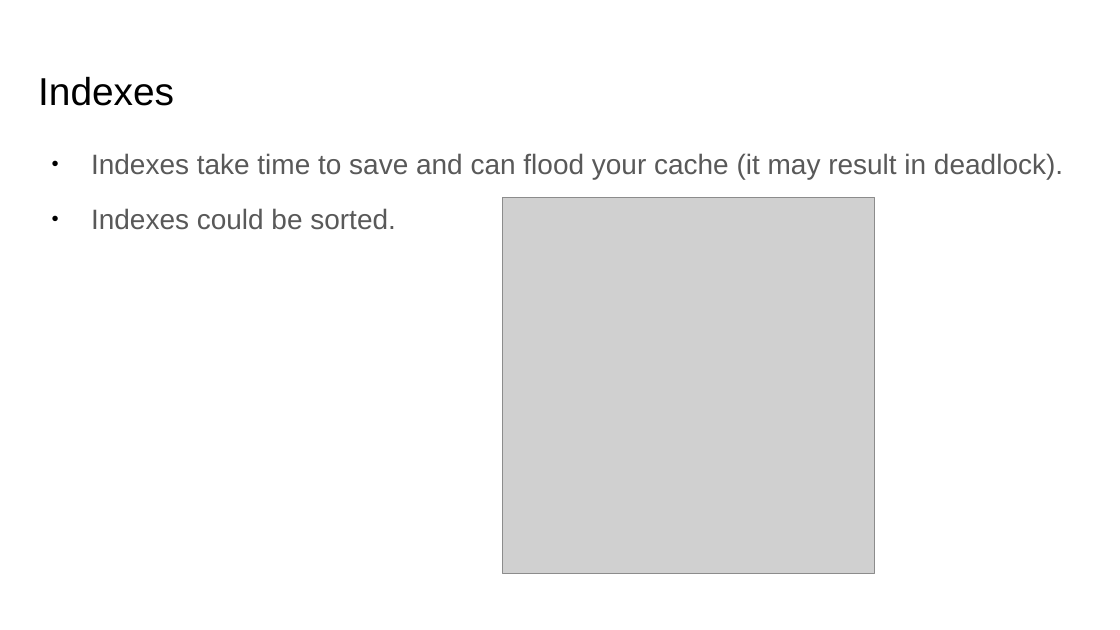
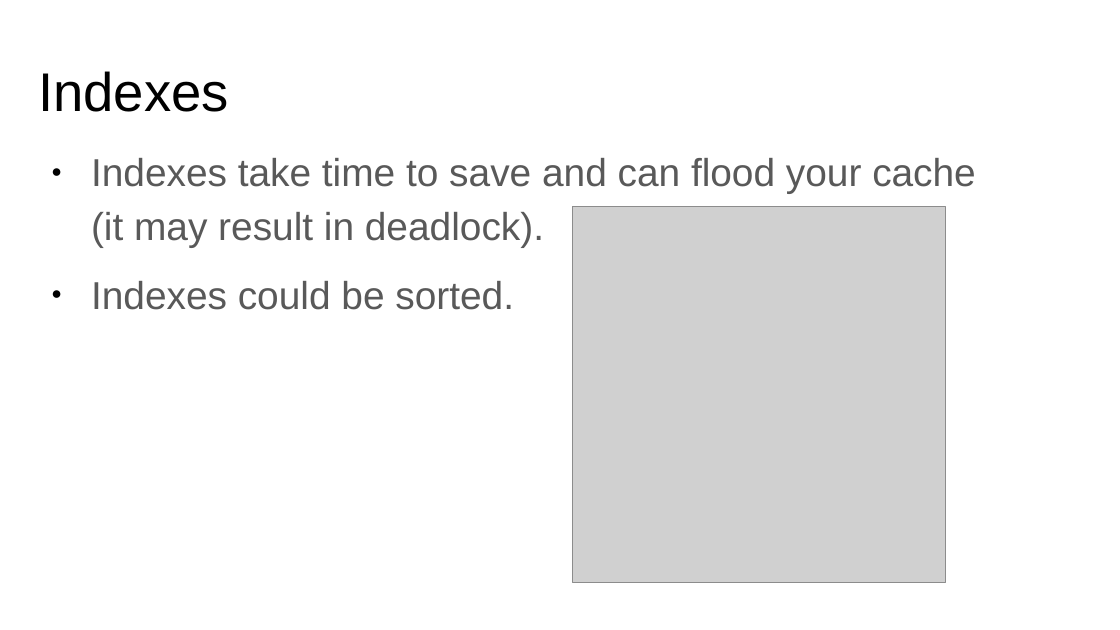
Before and after one commit to Neznajki/devclub-high-load-db, a slide deck: slide 11 of High Load System DB.pptx. Drawn at 1120x630 pixels with LibreOffice and Linux fonts; fonts in the diff are those of the drawing; grey boxes stand for pictures. Boxes give left, top, right and bottom in pixels: in the first picture for what was removed or moved away, otherwise in the second. Text is boxed around its words. In the diff, an @@ line names an element or a change of style, - is before the commit and + after.

```diff
--- a/High Load System DB.pptx
+++ b/High Load System DB.pptx
@@ text "Indexes" at [38, 71, 229, 112]: size 25 to 35 pt @@
@@ text "Indexes take time to save ..." at [91, 158, 976, 310]: size 18 to 25 pt @@
@@ picture: place and size @@
-picture at [503, 197, 875, 573]
+picture at [573, 206, 945, 582]
```
Also in this commit, not shown: 22 other slides changed, 1 slide added.
